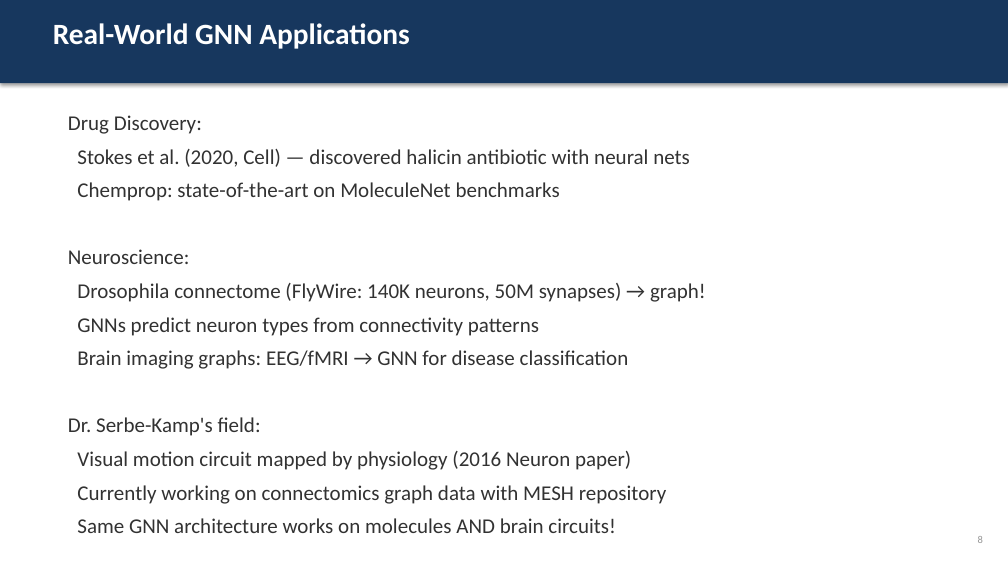
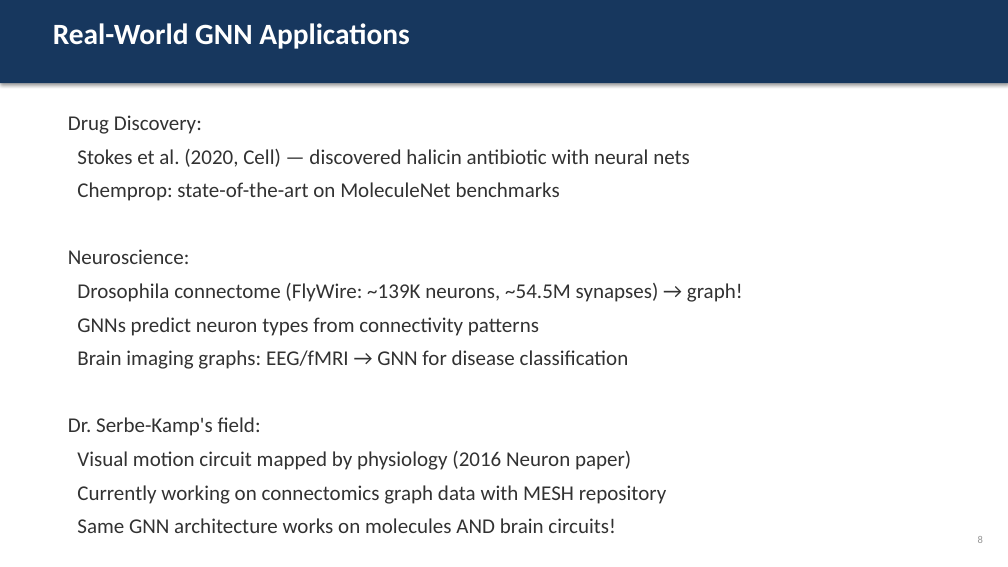
Before and after one commit to officialprateekmethwani-coder/AI-Drug-Discovery, a slide deck: slide 8 of day3_deep_learning/slides.pptx. Drawn at 1008x567 pixels with LibreOffice and Linux fonts; fonts in the diff are those of the drawing. Boxes give left, top, right and bottom in pixels: in the first picture for what was removed or moved away, otherwise in the second. Text is boxed around its words. In the diff, an @@ line names an element or a change of style, - is before the commit and + after.

```diff
--- a/day3_deep_learning/slides.pptx
+++ b/day3_deep_learning/slides.pptx
@@ text at <box>77,283,743,302</box>: text changed @@
-Drosophila connectome (FlyWire: 140K neurons, 50M synapses) → graph!
+Drosophila connectome (FlyWire: ~139K neurons, ~54.5M synapses) → graph!
```
Also in this commit, not shown: 3 other slides changed, 5 other files.
